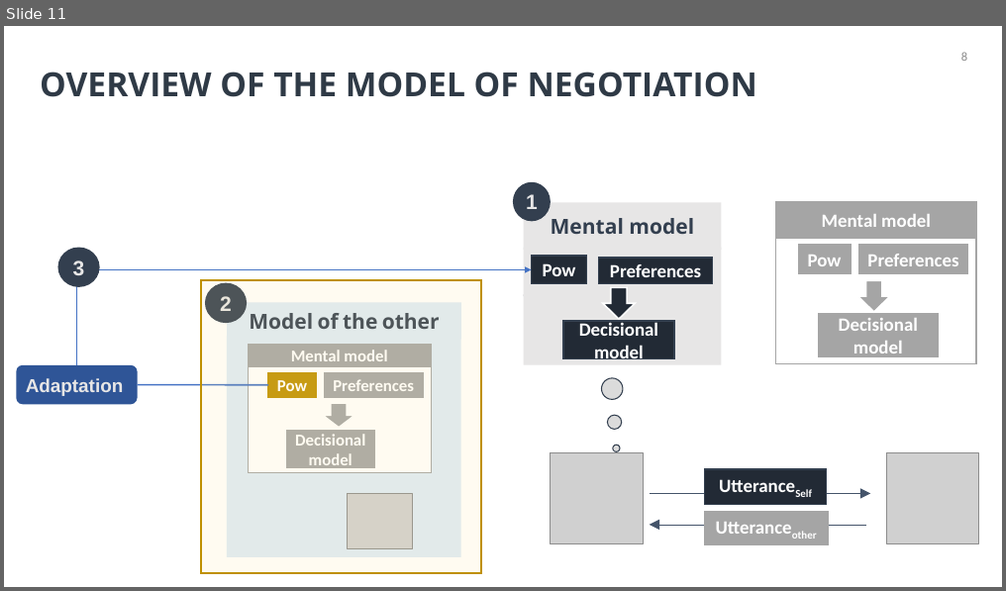
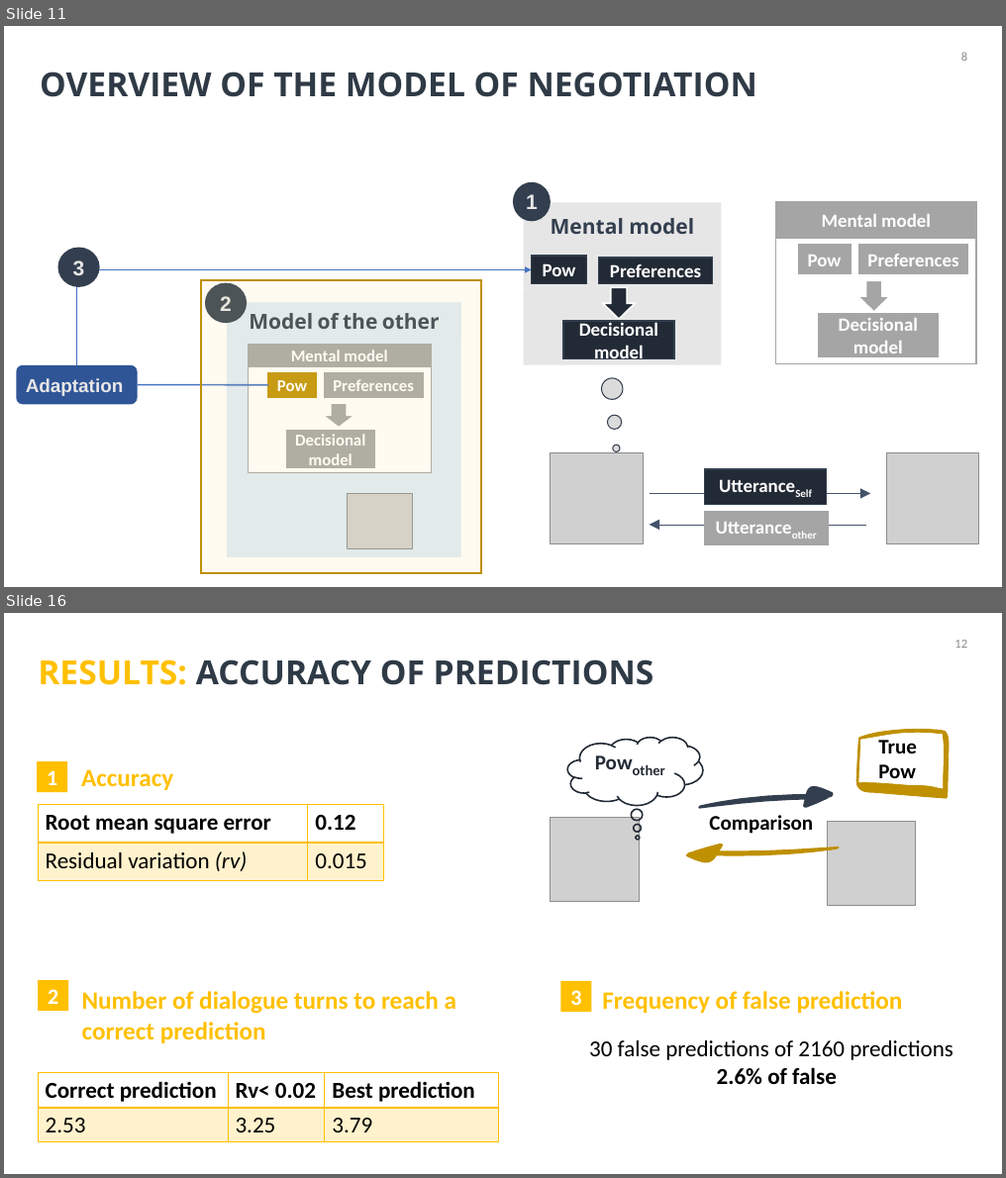
Before and after one commit to Olydia/Discolog, a slide deck: papers/Presentations/intellisys/intellysis.pptx. Shown one above the other, each under a label of ours: slide 11 before the commit, slides 11 and 16 after it; the slides between them are not shown. The pictures are 1006x591 and 1006x1178 pixels, drawn with LibreOffice and Linux fonts; fonts in the diff are those of the drawing; grey boxes stand for pictures. Boxes give left, top, right and bottom in pixels: in the first picture for what was removed or moved away, otherwise in the second. Text is boxed around its words. In the diff, an @@ line names an element or a change of style, - is before the commit and + after.

```diff
--- a/papers/Presentations/intellisys/intellysis.pptx
+++ b/papers/Presentations/intellisys/intellysis.pptx
@@ slide 16 added at box(4, 613, 1002, 1174), background #FFFFFF @@
@@ text added at box(954, 640, 967, 648), 12 pt, text #8C8C8C @@
+12
@@ title added at box(38, 660, 654, 685), 32 pt, text #2F3A46, bold @@
+RESULTS: ACCURACY OF PREDICTIONS
@@ rectangle added at box(37, 761, 67, 792), fill #FFC000, 21 pt, text #FFFFFF, bold @@
+1
@@ text added at box(81, 769, 173, 790), 24 pt, text #FFC000, bold @@
+Accuracy
@@ table added at box(38, 805, 383, 881), 2 rows, 2 columns @@
+Root mean square error | 0.12
+Residual variation (rv) | 0.015
@@ group added at box(550, 729, 948, 905): 3 freeform shapes, 3 texts, 2 pictures, 1 thought cloud @@
+Powother
+True
+Pow
+Comparison
@@ rectangle added at box(38, 980, 68, 1011), fill #FFC000, 21 pt, text #FFFFFF, bold @@
+2
@@ text added at box(82, 991, 456, 1044), 24 pt, text #FFC000, bold @@
+Number of dialogue turns to reach a correct prediction
@@ rectangle added at box(561, 981, 592, 1012), fill #FFC000, 21 pt, text #FFFFFF, bold @@
+3
@@ text added at box(602, 991, 903, 1013), 24 pt, text #FFC000, bold @@
+Frequency of false prediction
@@ text added at box(589, 1041, 953, 1085), 22 pt, text #000000 @@
+30 false predictions of 2160 predictions
+2.6% of false
@@ table added at box(38, 1072, 498, 1143), 2 rows, 3 columns @@
+Correct prediction | Rv< 0.02 | Best prediction
+2.53 | 3.25 | 3.79
```
Also in this commit, not shown: 10 slides changed, 3 other slides added, 2 other files.
